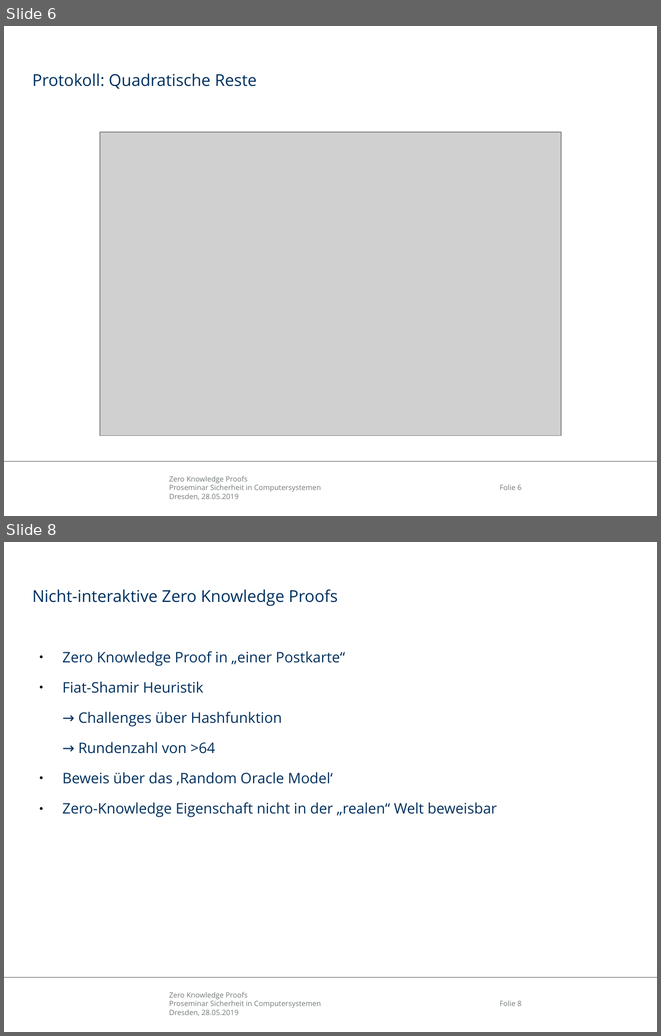
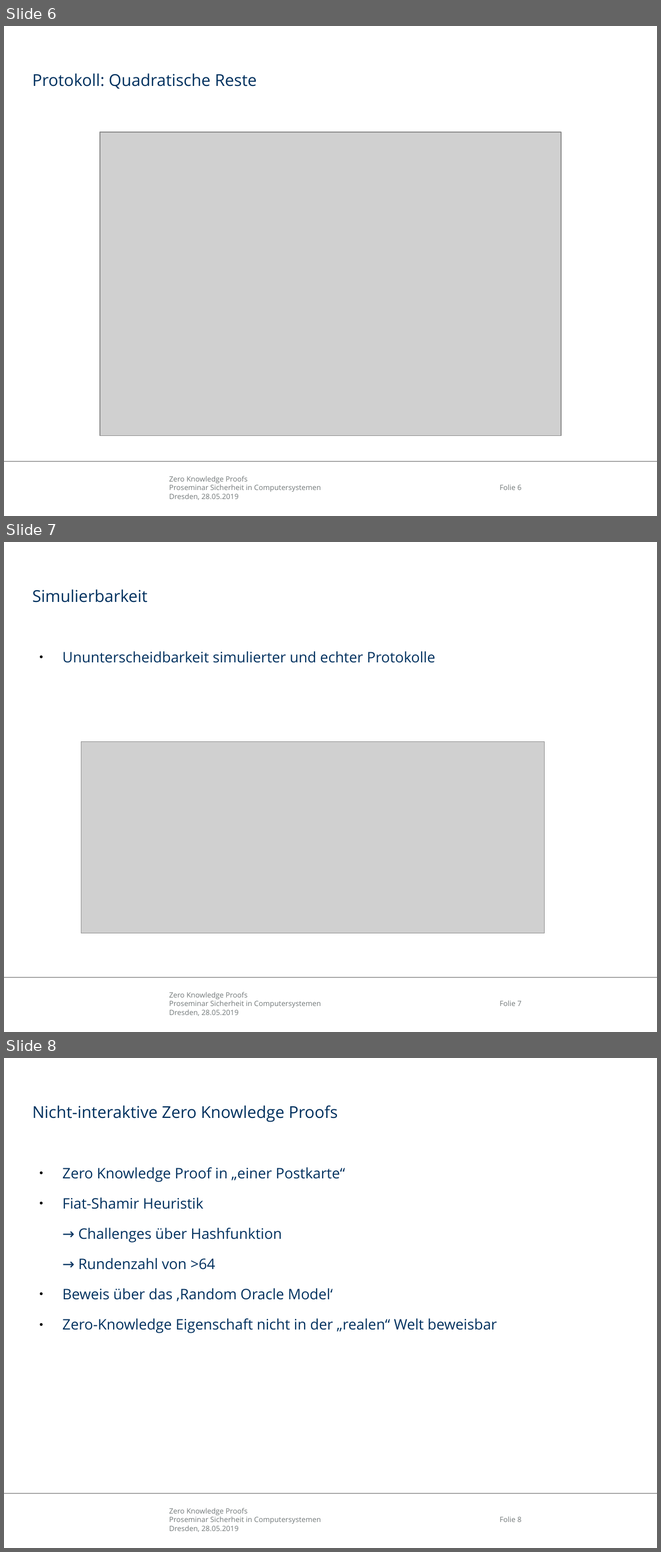
Before and after one commit to mostermann96/Presentations, a slide deck: ZKP.odp. Shown one above the other, each under a label of ours: slides 6 and 8 before the commit, slides 6, 7 and 8 after it; the slides between them are not shown. The pictures are 661x1036 and 661x1552 pixels, drawn with LibreOffice and Linux fonts; fonts in the diff are those of the drawing; grey boxes stand for pictures; background and template pictures are left out. Boxes give left, top, right and bottom in pixels: in the first picture for what was removed or moved away, otherwise in the second. Text is boxed around its words. In the diff, an @@ line names an element or a change of style, - is before the commit and + after.

```diff
--- a/ZKP.odp
+++ b/ZKP.odp
@@ slide 7 added at [4,542,657,1032], background #FFFFFF; not listed: 3 template elements that a slide beside it also shows @@
@@ title added at [32,589,148,602], 18 pt, text #00305E @@
+Simulierbarkeit
@@ text added at [62,651,435,663], 16 pt, text #00305E @@
+● Ununterscheidbarkeit simulierter und echter Protokolle
@@ picture added at [81,742,545,933] @@
```
Also in this commit, not shown: 1 slide removed, 1 other file.
